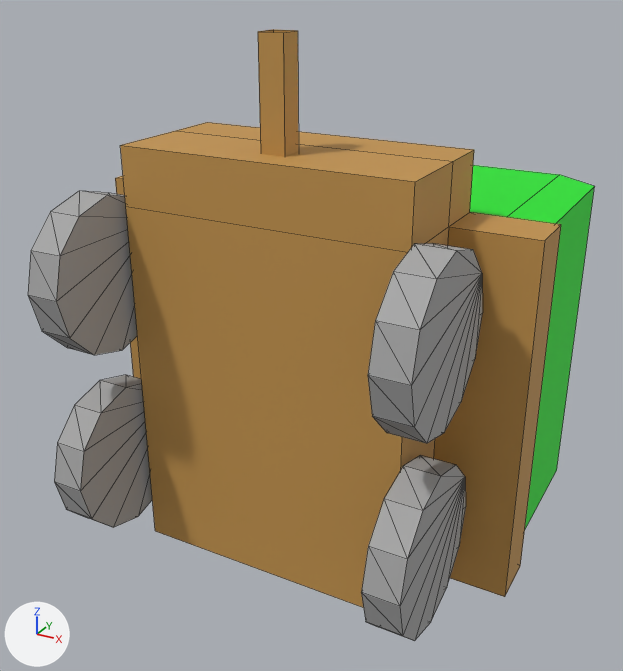
The FBX model Assets/_Hasteland/Models/Vehicles/CargoTruck_1.fbx: old version first, new version second.
The view is the same before and after, from a 50 mm camera at (5.89, -7.78, 4.91) aimed at (-0.08, 3.07, -0.51). Every picture has the same lights, and +X, +Y and +Z are marked at lower left. Mesh edges are drawn as thin lines. Where no turn or scale is listed for an object, it has been applied to the vertices.

The first picture shows 'SK_Veh_Truck_Medic_01.002', 'Wheel_rr2.006', 'Wheel_rr2.007', 'Wheel_rr2.008', 'Wheel_rr2.009'.
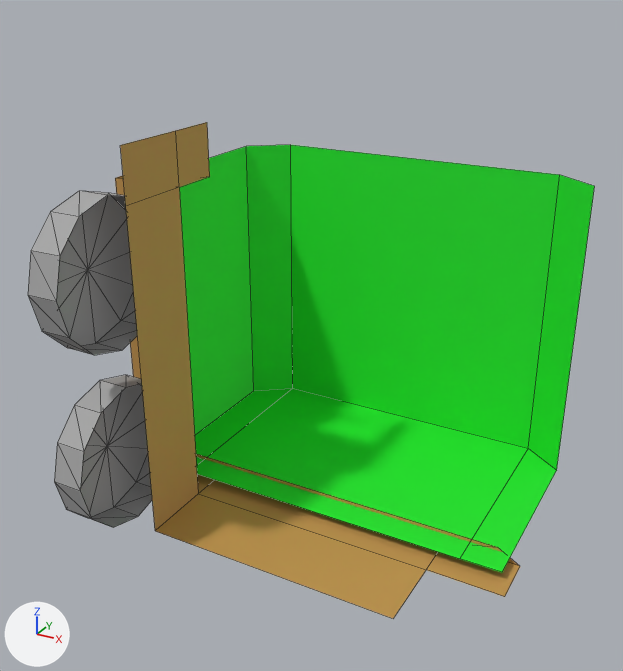
The change, as a diff of the scene's bpy script:
```diff
--- a/Assets/_Hasteland/Models/Vehicles/CargoTruck_1.fbx.py
+++ b/Assets/_Hasteland/Models/Vehicles/CargoTruck_1.fbx.py
@@ me_untitled_030 @@
 # used by ob_sk_veh_truck_medic_01_002; location = (0.0, 0.0, 0.0)
-me_untitled_030.from_pydata(...)  # 54 vertices, 44 faces; spans x -3.45..3.45, y 1.43..6.82, z -3.91..4.06
+me_untitled_030.from_pydata(...)  # 34 vertices, 21 faces; spans x -3.45..3.45, y 1.43..6.82, z -3.91..2.53
+# me_untitled_030 part 2: the loose piece of 8 vertices spanning x -0.18..0.18, y 1.87..2.23, z 1.76..4.06 is deleted
+# me_untitled_030 part 3
+# 12 vertices are removed from x -2.61..3.45, y 1.43..3.49, z 1.44..2.53
+# 19 faces are deleted
 me_untitled_030.materials.append(mat_cargo_body)
@@ me_untitled_041 @@
 # used by ob_wheel_rr2_009; location = (-2.56, 1.19, -2.31)
-me_untitled_041.from_pydata(...)  # 25 vertices, 46 faces; spans x -0.25..0.27, y -1.18..1.18, z -1.18..1.18
+me_untitled_041.from_pydata(...)  # 25 vertices, 36 faces; spans x -0.25..0.27, y -1.18..1.18, z -1.18..1.18
+# me_untitled_041 part 4
+# 10 faces are deleted
 me_untitled_041.materials.append(mat_wheels)
@@ me_untitled_040 @@
 # used by ob_wheel_rr2_008; location = (-2.56, 1.19, 0.69)
-me_untitled_040.from_pydata(...)  # 25 vertices, 46 faces; spans x -0.25..0.27, y -1.18..1.18, z -1.18..1.18
+me_untitled_040.from_pydata(...)  # 25 vertices, 36 faces; spans x -0.25..0.27, y -1.18..1.18, z -1.18..1.18
+# me_untitled_040 part 1
+# 10 faces are deleted
 me_untitled_040.materials.append(mat_wheels)
@@ ob_wheel_rr2_007 @@
-ob_wheel_rr2_007 = bpy.data.objects.new('Wheel_rr2.007', me_untitled_039)
-ob_wheel_rr2_007.location = (2.56, 1.19, 0.69)
@@ ob_wheel_rr2_006 @@
-ob_wheel_rr2_006 = bpy.data.objects.new('Wheel_rr2.006', me_untitled_038)
-ob_wheel_rr2_006.location = (2.56, 1.19, -2.31)
```

What differs and where, as boxes (x1, y1, x2, y2) in the pictures (623 x 671 px):
'SK_Veh_Truck_Medic_01.002', reshaped (14% shorter): before (115, 29, 595, 608); after (115, 122, 595, 618)
'Wheel_rr2.007', deleted: before (368, 243, 483, 443)
'Wheel_rr2.006', deleted: before (361, 455, 466, 641)
part 1 of me_untitled_040, deleted: before (56, 195, 137, 355)
part 2 of me_untitled_030, deleted (brown): before (258, 29, 299, 157)
part 3 of me_untitled_030, deleted (brown): before (117, 122, 595, 608)
part 4 of me_untitled_041, deleted: before (80, 384, 152, 528)
